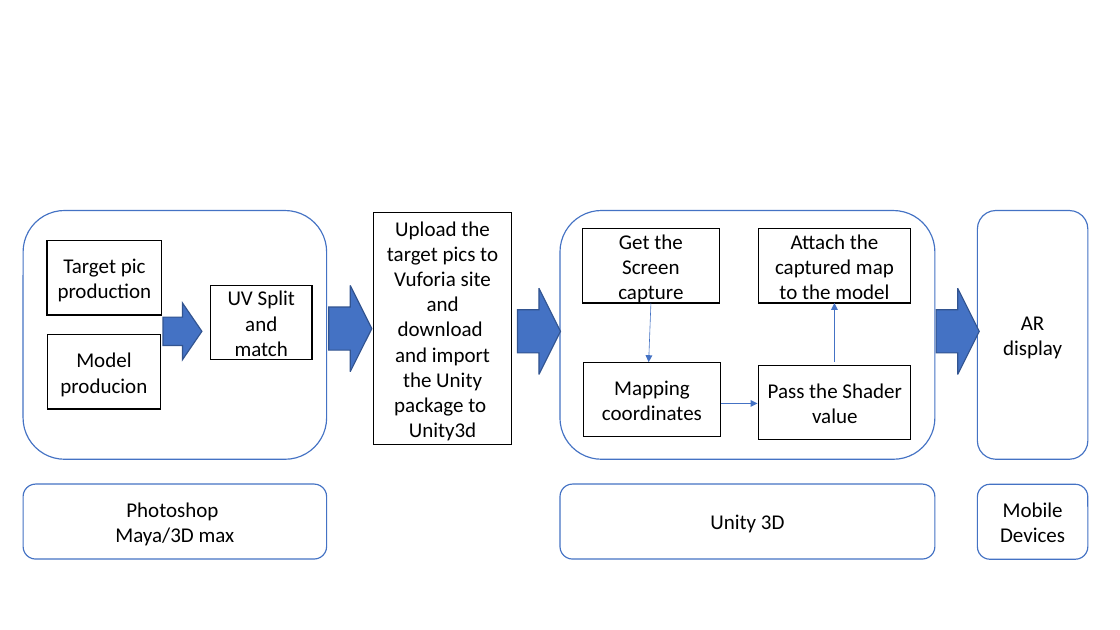
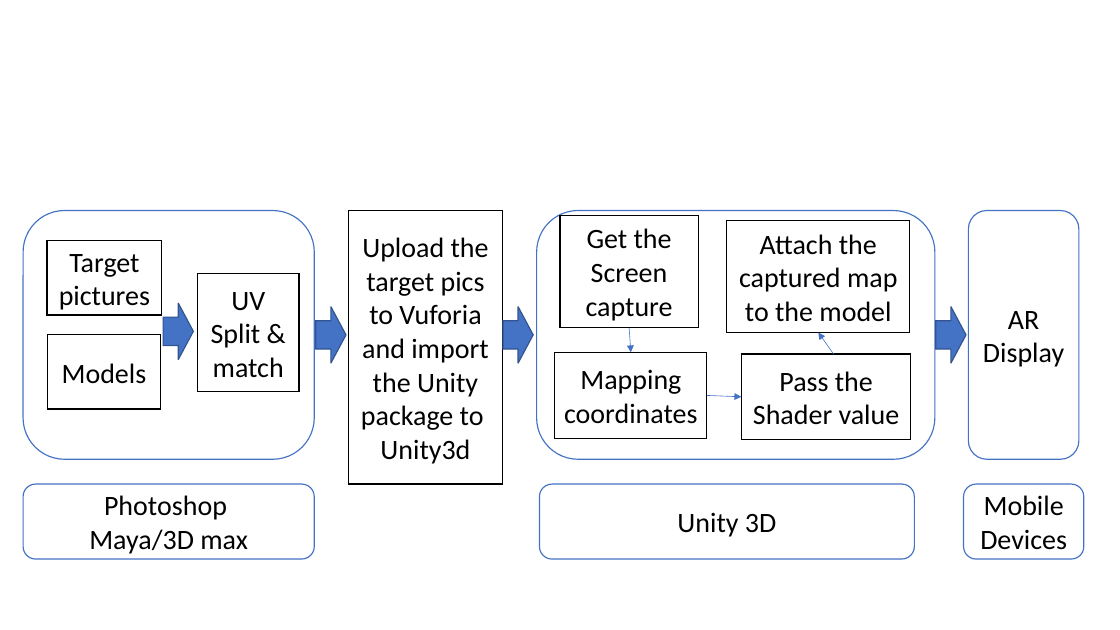
Before and after one commit to duanxiaoyun/ppaperssss, a slide deck: slide 17 of bi_ye_lun_wen/temp files.pptx. Drawn at 1120x630 pixels with LibreOffice and Linux fonts; fonts in the diff are those of the drawing. Boxes give left, top, right and bottom in pixels: in the first picture for what was removed or moved away, otherwise in the second. Text is boxed around its words. In the diff, an @@ line names an element or a change of style, - is before the commit and + after.

```diff
--- a/bi_ye_lun_wen/temp files.pptx
+++ b/bi_ye_lun_wen/temp files.pptx
@@ rounded rectangle: place and size @@
-rounded rectangle at [23,211,326,460]
+rounded rectangle at [23,211,314,460]
@@ rectangle "Upload the target pics to ...": place and size @@
-rectangle "Upload the target pics to ..." at [374,213,512,444]
+rectangle "Upload the target pics to ..." at [349,211,502,485]
@@ text in rectangle at [361,237,489,464]: text changed; size 18 to 24 pt @@
-Upload the target pics to Vuforia site and download and import the Unity package to Unity3d
+Upload the target pics to Vuforia and import the Unity package to Unity3d
@@ rounded rectangle: place and size @@
-rounded rectangle at [560,211,935,460]
+rounded rectangle at [537,211,935,460]
@@ rectangle "Get the Screen capture": place and size @@
-rectangle "Get the Screen capture" at [582,229,720,302]
+rectangle "Get the Screen capture" at [560,215,699,328]
@@ size 18 to 24 pt in 7 elements at [23,484,314,559], [539,484,914,559], [964,484,1084,559], [742,355,912,440], [555,352,707,439], [560,215,699,328], [727,221,910,333] @@
@@ rectangle "Attach the captured map to ...": place and size @@
-rectangle "Attach the captured map to ..." at [759,229,911,302]
+rectangle "Attach the captured map to ..." at [727,221,910,333]
@@ rounded rectangle "AR Display": place and size @@
-rounded rectangle "AR Display" at [978,211,1088,460]
+rounded rectangle "AR Display" at [969,211,1079,460]
@@ text in rectangle at [59,254,150,310]: text changed; size 18 to 24 pt @@
-Target pic production
+Target pictures
@@ rectangle "UV Split & match": place and size @@
-rectangle "UV Split & match" at [211,286,313,360]
+rectangle "UV Split & match" at [197,274,299,392]
@@ text in rectangle at [211,292,284,378]: text changed; size 18 to 24 pt @@
-UV Split and match
+UV Split & match
@@ right arrow: place and size @@
-right arrow at [163,303,202,360]
+right arrow at [163,303,193,360]
@@ right arrow: place and size @@
-right arrow at [329,286,371,372]
+right arrow at [316,307,346,364]
@@ right arrow: place and size @@
-right arrow at [518,288,560,375]
+right arrow at [503,307,534,364]
@@ arrow moved from (651, 303) - (649, 362) to (629, 328) - (631, 352) @@
@@ right arrow: place and size @@
-right arrow at [936,288,979,375]
+right arrow at [936,307,966,364]
@@ text in rounded rectangle at [983,311,1064,367]: text changed; size 18 to 24 pt @@
-AR display
+AR Display
@@ rectangle "Mapping coordinates": place and size @@
-rectangle "Mapping coordinates" at [583,362,721,436]
+rectangle "Mapping coordinates" at [555,352,707,439]
@@ rectangle "Pass the Shader value": place and size @@
-rectangle "Pass the Shader value" at [759,365,911,439]
+rectangle "Pass the Shader value" at [742,355,912,440]
@@ arrow moved from (834, 362) - (834, 303) to (833, 355) - (818, 333) @@
@@ text in rectangle at [62,363,147,384]: text changed; size 18 to 24 pt @@
-Model producion
+Models
@@ arrow moved from (716, 403) - (758, 403) to (707, 396) - (742, 397) @@
@@ rounded rectangle "Photoshop": place and size @@
-rounded rectangle "Photoshop" at [23,484,326,559]
+rounded rectangle "Photoshop" at [23,484,314,559]
@@ rounded rectangle "Unity 3D": place and size @@
-rounded rectangle "Unity 3D" at [560,484,935,559]
+rounded rectangle "Unity 3D" at [539,484,914,559]
@@ rounded rectangle "Mobile Devices": place and size @@
-rounded rectangle "Mobile Devices" at [978,485,1088,560]
+rounded rectangle "Mobile Devices" at [964,484,1084,559]
```
Also in this commit, not shown: 7 other slides changed, 7 other files.
